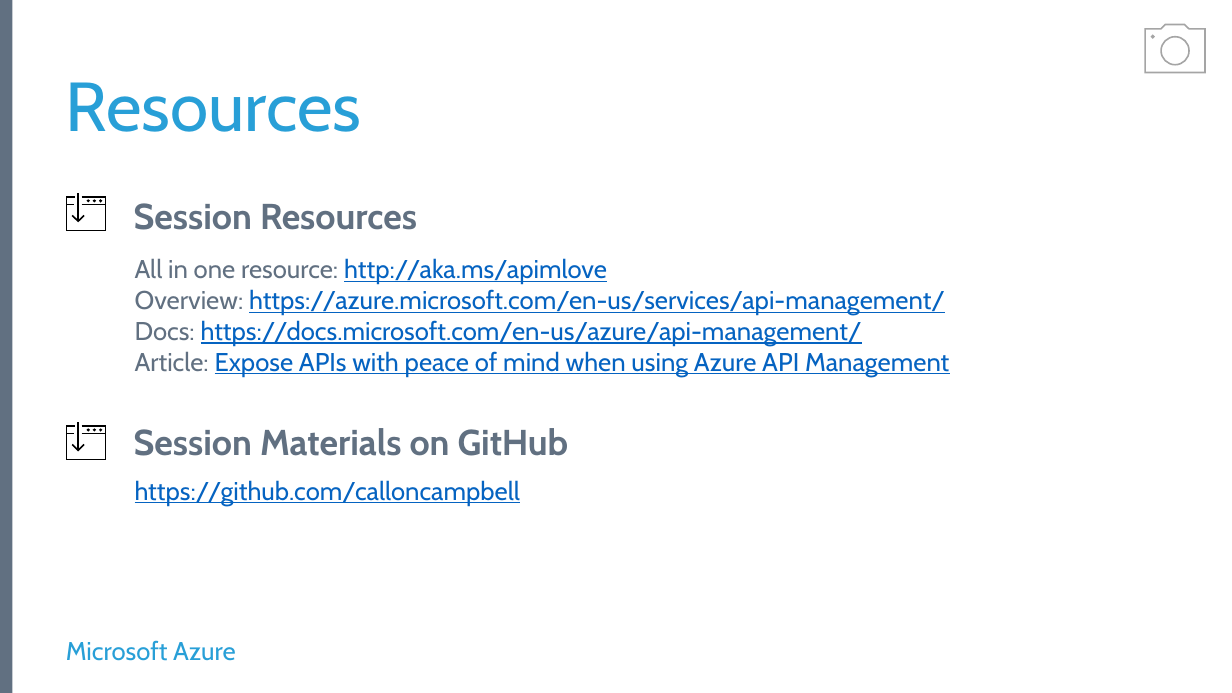
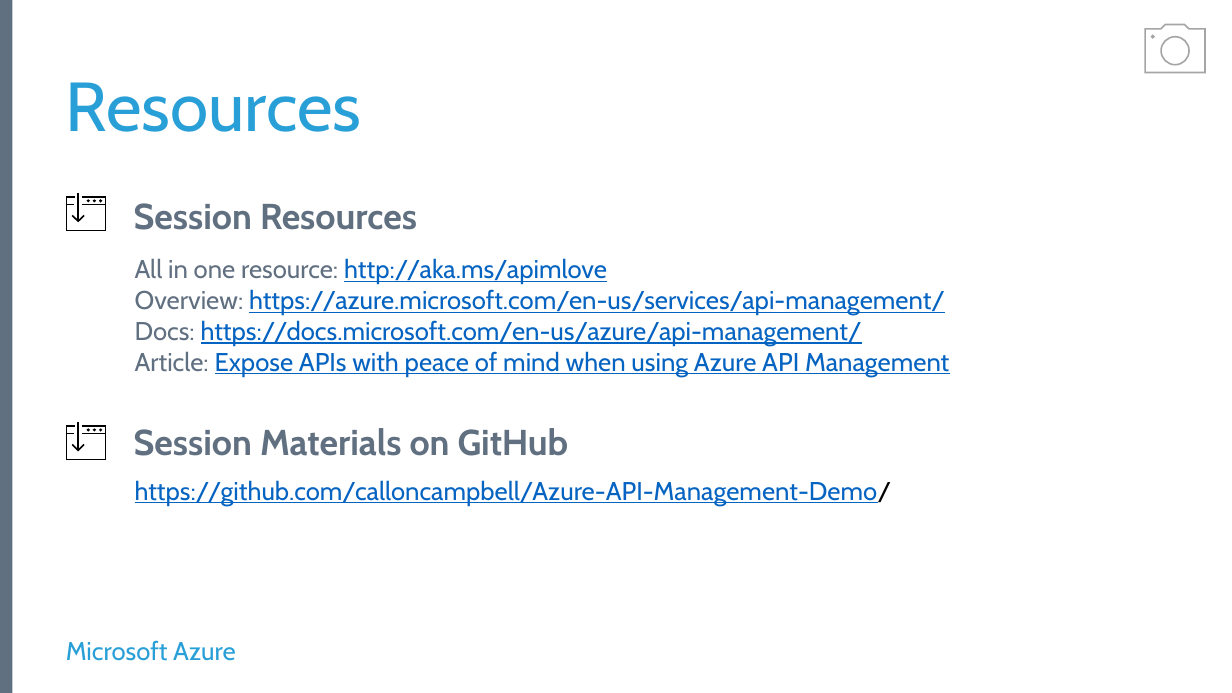
Before and after one commit to calloncampbell/Azure-API-Management-Demo, a slide deck: slide 35 of Presentation/Exposing Services with Azure API Management.pptx. Drawn at 1232x693 pixels with LibreOffice and Linux fonts; fonts in the diff are those of the drawing; background and template pictures are left out. Boxes give left, top, right and bottom in pixels: in the first picture for what was removed or moved away, otherwise in the second. Text is boxed around its words. In the diff, an @@ line names an element or a change of style, - is before the commit and + after.

Commit message:
Adding basic demo structure and application which I will then flush out in coming commits.

```diff
--- a/Presentation/Exposing Services with Azure API Management.pptx
+++ b/Presentation/Exposing Services with Azure API Management.pptx
@@ text at (x1=135, y1=480, x2=892, y2=505): text changed @@
-https://github.com/calloncampbell
+https://github.com/calloncampbell/Azure-API-Management-Demo/
```
Also in this commit, not shown: 18 other files.
